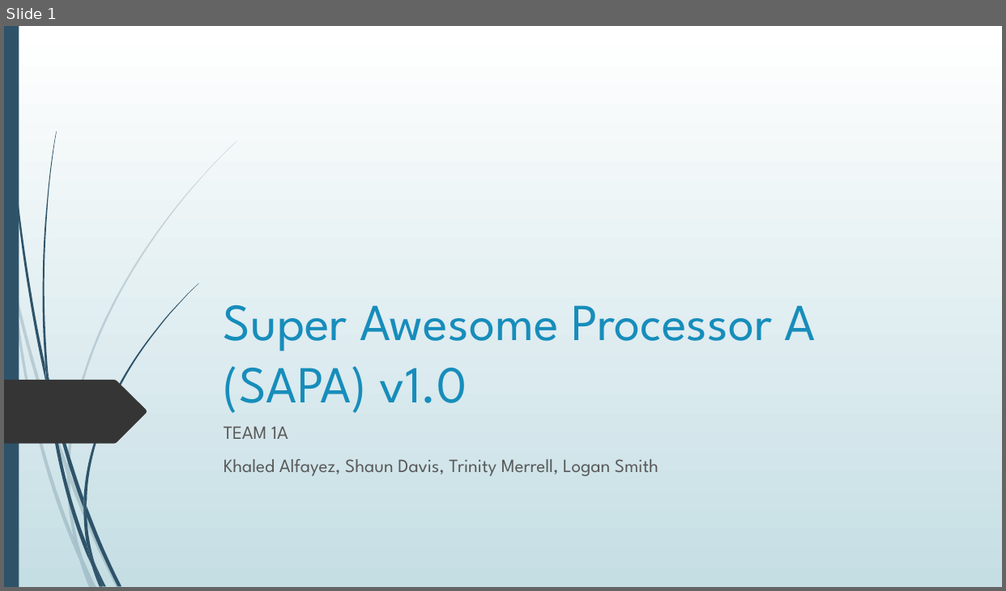
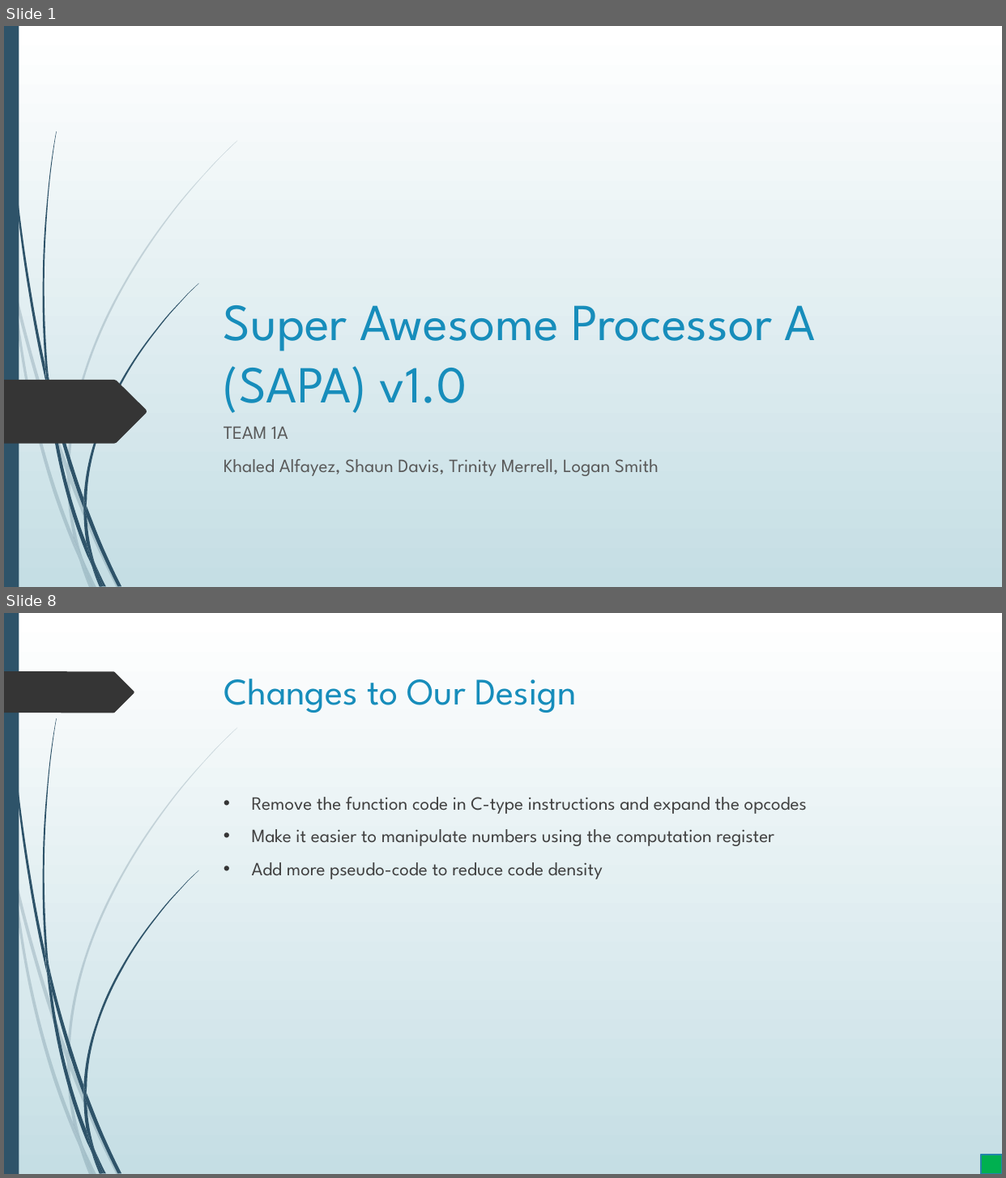
Before and after one commit to merreltc/16-Bit-Processor, a slide deck: FinalReport/FinalPresentation-Working.pptx. Shown one above the other, each under a label of ours: slide 1 before the commit, slides 1 and 8 after it; the slides between them are not shown. The pictures are 1006x591 and 1006x1178 pixels, drawn with LibreOffice and Linux fonts; fonts in the diff are those of the drawing. Boxes give left, top, right and bottom in pixels: in the first picture for what was removed or moved away, otherwise in the second. Text is boxed around its words. In the diff, an @@ line names an element or a change of style, - is before the commit and + after.

```diff
--- a/FinalReport/FinalPresentation-Working.pptx
+++ b/FinalReport/FinalPresentation-Working.pptx
@@ slide 8 added at (x1=4, y1=613, x2=1002, y2=1174), background gradient #FFFFFF to #C5DEE5; not listed: 23 template elements that a slide beside it also shows @@
@@ freeform shape added at (x1=4, y1=671, x2=134, y2=713), fill #353535 @@
@@ title added at (x1=224, y1=679, x2=577, y2=713), 36 pt, text #178DBB @@
+Changes to Our Design
@@ text added at (x1=252, y1=797, x2=807, y2=879), 18 pt, text #404040 @@
+• Remove the function code in C-type instructions and expand the opcodes
+• Make it easier to manipulate numbers using the computation register
+• Add more pseudo-code to reduce code density
@@ rectangle added at (x1=981, y1=1155, x2=1002, y2=1174), fill #00B050, outline #2485AA 1.25 pt @@
```
Also in this commit, not shown: 5 slides changed, 5 other slides added.
